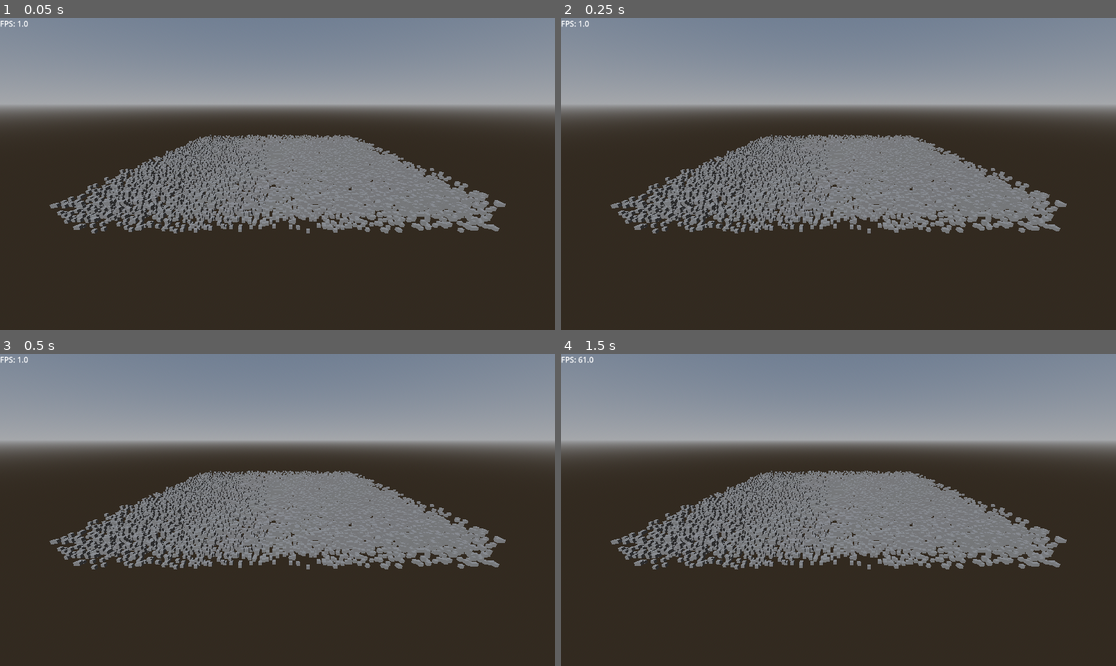
Above: before the commit, frames 1-4 (two rows, left to right).
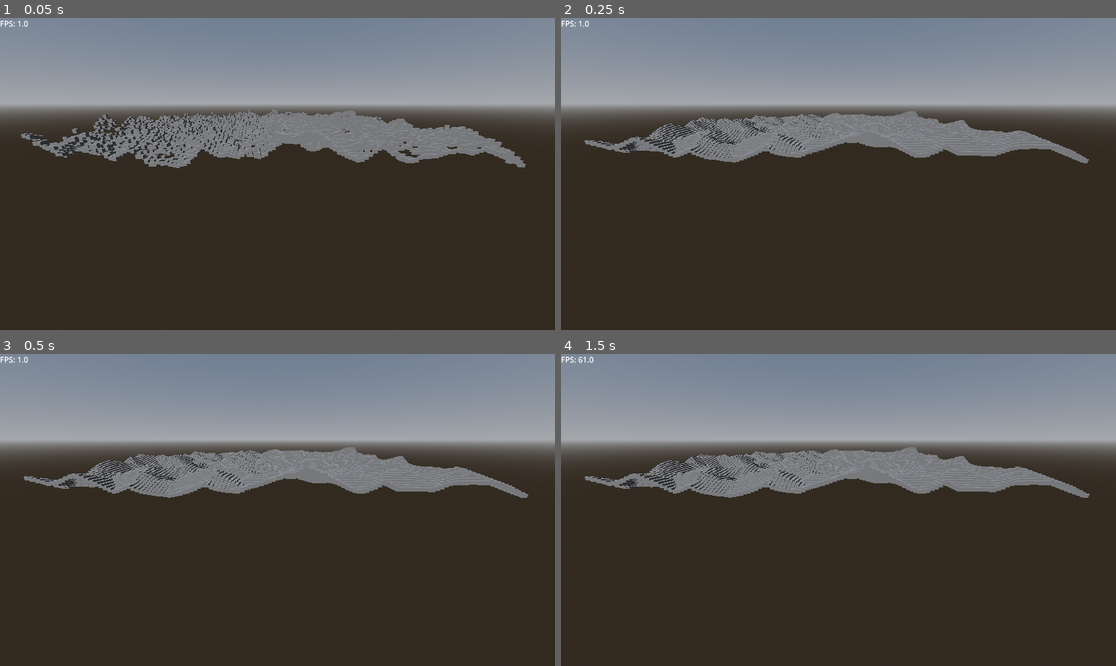
Above: after the commit, the same moments.

Repository: learnb/shovel-sim
Game: Godot game, scene res://test_room.tscn
The game is run twice, just before and just after one commit, with the same random seed, the same clock (stepped at 60 frames per second) and the same inputs.
Inputs:
- Up to frame 1 (0.05 s): no input
- Up to frame 2 (0.25 s): no input
- Up to frame 3 (0.5 s): no input
- Up to frame 4 (1.5 s): no input

The runs differ from the first frame. In frame 1, 20% of the frame differs, in the area x 3-95%, y 29-70%; in frame 2, 19%; in frame 3, 19%; in frame 4, 19%.

Commit message:
add initial grid update rules

Diff:
--- a/shovel-sim/granular_sim.gd
+++ b/shovel-sim/granular_sim.gd
@@ -7,6 +7,7 @@
 const grid_width = 128
 const grid_height = 128
 var grid_size = grid_height * grid_width
+var update_indices = []
 
 var cell_type : PackedInt32Array
 var cell_height : PackedFloat32Array
@@ -15,17 +16,25 @@
 	cell_type.resize(grid_size)
 	cell_height.resize(grid_size)
 
+	update_indices.resize(grid_size)
+	for i in range(grid_size):
+		update_indices[i] = i
+
 	for i in grid_size:
-		cell_type[i] = CellType.EMPTY
-		cell_height[i] = randf_range(0.0, 10.0)
+		cell_type[i] = CellType.SAND
+		cell_height[i] = randf_range(0.0, 50.0)
+
+func _process(_delta):
+	update_grid()
 
 func get_grid():
 	return
 
 func update_grid():
-	for y in range(grid_height):
-		for x in range(grid_width):
-			process_cell(x, y)
+	# shuffle cell update order
+	update_indices.shuffle()
+	for i in update_indices:
+		process_cell(i % grid_width, i / grid_width)
 
 func idx(x, y):
 	return x + y * grid_width
@@ -44,7 +53,11 @@
 	if t != CellType.SAND:
 		return
 
-	# Check neighbors
+	#cell_height[i] = randf_range(0.0, 10.0)
+
+	# try spreading to neighbors
+	# TODO: randomize how we iterate the neighbors to "balance"
+	# 		preference for spreading
 	for off in get_neighbors():
 		var nx = x + off.x
 		var ny = y + off.y
@@ -57,8 +70,18 @@
 
 		var diff = h - nh
 
+		# only move material if slope exceeds angle of repose
 		if diff > REPOSE:
-			pass
+			var excess = diff - REPOSE
+			var move_amount = excess * FLOW_RATE
+
+			cell_height[i] -= move_amount
+			cell_height[ni] += move_amount
+
+			h -= move_amount
+
+			if h <= 0.0:
+				break
 
 func get_type(x, y):
 	return cell_type[idx(x,y)]
@@ -68,13 +91,13 @@
 
 func get_neighbors():
 	return [
-		Vector2i(-1, 0),	# left
-		Vector2i(1, 0),	# right
-		Vector2i(0, -1),	# down
-		Vector2i(0, 1),	# up
+		Vector2i(-1, 0), # left
+		Vector2i(1, 0),  # right
+		Vector2i(0, -1), # down
+		Vector2i(0, 1),  # up
 
-		Vector2i(-1, -1),	# down-left
-		Vector2i(1, -1),	# down-right
-		Vector2i(-1, 1),	# up-left
-		Vector2i(1, 1),	# up-right
+		Vector2i(-1, -1), # down-left
+		Vector2i(1, -1),  # down-right
+		Vector2i(-1, 1),  # up-left
+		Vector2i(1, 1),   # up-right
 	]
